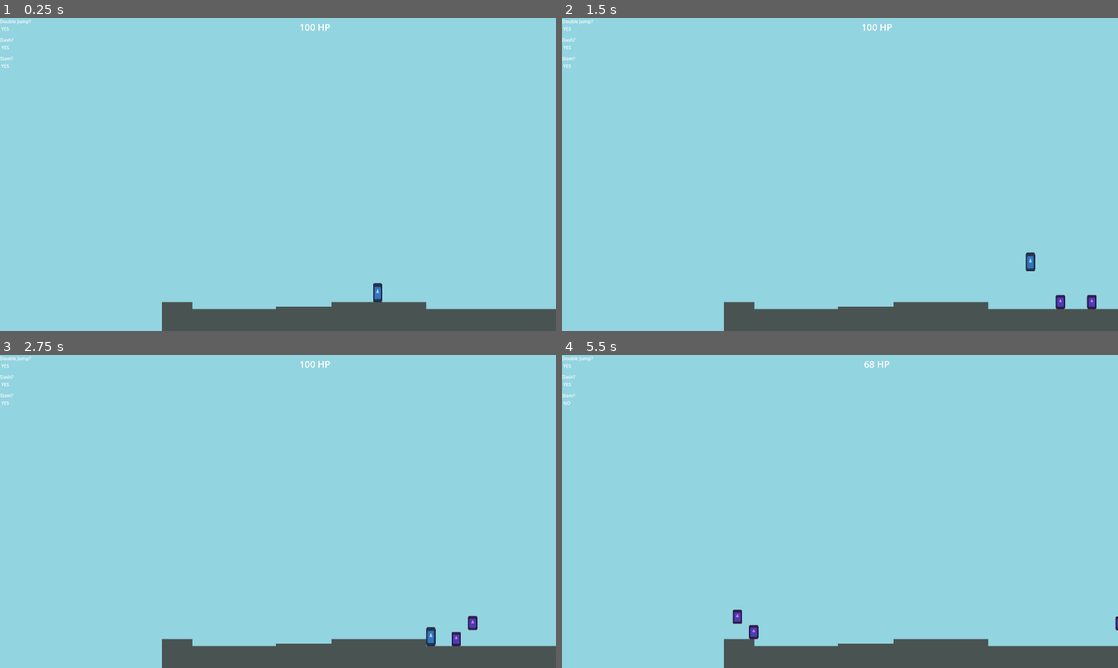
Above: before the commit, frames 1-4 (two rows, left to right).
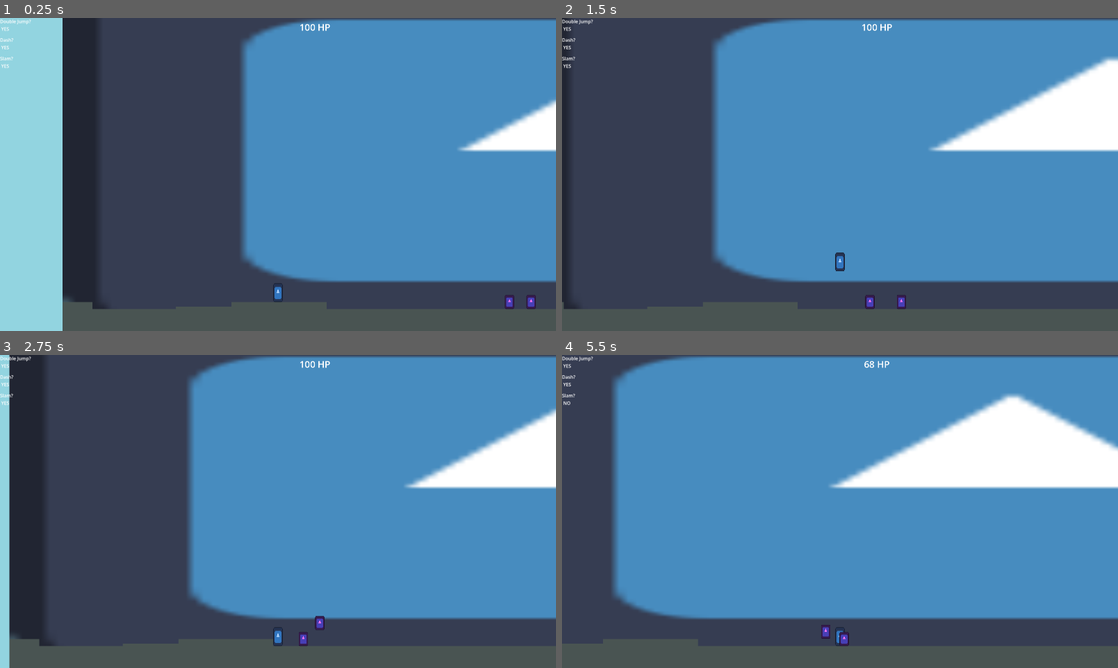
Above: after the commit, the same moments.

Repository: HeroHunterIguess/untitled-wip-game
Game: Godot game, scene res://scenes/worlds/main_world.tscn
Two runs of this game, one before a commit and one after it. Both use one fixed random seed, a clock stepped at 60 frames per second and the inputs below. The engine's default icon, where the game draws it, is replaced by a stand-in: a white triangle on a blue panel in a dark square.
Inputs (mouse positions are in pixels of both pictures, inside the frame that each line leads up to):
- Up to frame 1 (0.25 s): no input
- Up to frame 2 (1.5 s): move the mouse to (962, 158) at 0.52 s; hold D (right) from 0.53 s (still down); click (962, 158) at 0.6 s; tap Space (double jump) at 0.77 s; move the mouse to (728, 190) at 1.27 s; tap E (air_freeze) at 1.35 s
- Up to frame 3 (2.75 s): tap Space (double jump) at 1.52 s; click (166, 527) at 1.55 s; move the mouse to (333, 442) at 2.02 s; release D (right) at 2.03 s; hold A (left) from 2.03 s (still down); tap Shift (dash) at 2.1 s; click (333, 442) at 2.3 s
- Up to frame 4 (5.5 s): move the mouse to (812, 574) at 2.77 s; release A (left) at 2.78 s; hold D (right) 2.78-4.28 s; right-click (812, 574) at 2.85 s; tap Space (double jump) at 3.02, 3.77, 4.52 s; click (812, 574) at 3.05 s; move the mouse to (1006, 558) at 3.52 s; tap F (ground_slam) at 3.6 s; click (1006, 558) at 3.8 s; move the mouse to (673, 464) at 4.27 s; hold A (left) 4.28-5.03 s; click (673, 464) at 4.35 s; move the mouse to (867, 511) at 5.02 s; hold D (right) from 5.03 s (still down); click (867, 511) at 5.1 s

The runs differ from the first frame. In frame 1, 83% of the frame differs, in the area x 11-100%, y 0-100%; in frame 2, 94%, in the area x 0-100%, y 0-100%; in frame 3, 93%; in frame 4, 94%.

Commit message:
fix camera & melee attack

Diff:
--- a/scenes/worlds/main_world.tscn
+++ b/scenes/worlds/main_world.tscn
@@ -4,6 +4,7 @@
 [ext_resource type="PackedScene" uid="uid://c1ndh4e5hiqgc" path="res://scenes/ui.tscn" id="2_y1qdg"]
 [ext_resource type="Texture2D" uid="uid://dwk04sooe337l" path="res://art/temporary art/plain color.png" id="3_aqpkv"]
 [ext_resource type="PackedScene" uid="uid://cg767ovvy5ane" path="res://scenes/player.tscn" id="4_hvjhl"]
+[ext_resource type="Texture2D" uid="uid://bvhe2m66j7025" path="res://icon.svg" id="5_y1qdg"]
 
 [sub_resource type="RectangleShape2D" id="RectangleShape2D_caik2"]
 size = Vector2(4000, 80)
@@ -17,8 +18,22 @@
 [sub_resource type="RectangleShape2D" id="RectangleShape2D_t3lhq"]
 size = Vector2(104, 32)
 
+[sub_resource type="RectangleShape2D" id="RectangleShape2D_w87fn"]
+size = Vector2(16, 1128)
+
+[sub_resource type="RectangleShape2D" id="RectangleShape2D_y1qdg"]
+size = Vector2(16, 1104)
+
+[sub_resource type="RectangleShape2D" id="RectangleShape2D_aqpkv"]
+size = Vector2(4016, 24)
+
 [node name="main_world" type="Node2D" unique_id=671118606]
 script = ExtResource("1_w87fn")
+
+[node name="Icon" type="Sprite2D" parent="." unique_id=1555532176]
+position = Vector2(2000, 7.9999695)
+scale = Vector2(31.25, 10.750001)
+texture = ExtResource("5_y1qdg")
 
 [node name="Camera2D" type="Camera2D" parent="." unique_id=1616143219]
 position = Vector2(872, 112)
@@ -45,6 +60,18 @@
 position = Vector2(52, 568)
 shape = SubResource("RectangleShape2D_t3lhq")
 
+[node name="CollisionShape2D5" type="CollisionShape2D" parent="StaticBody2D" unique_id=1826447023]
+position = Vector2(-8, 92)
+shape = SubResource("RectangleShape2D_w87fn")
+
+[node name="CollisionShape2D6" type="CollisionShape2D" parent="StaticBody2D" unique_id=2031205457]
+position = Vector2(4008, 104)
+shape = SubResource("RectangleShape2D_y1qdg")
+
+[node name="CollisionShape2D7" type="CollisionShape2D" parent="StaticBody2D" unique_id=910603969]
+position = Vector2(2008, -460)
+shape = SubResource("RectangleShape2D_aqpkv")
+
 [node name="temp textures" type="Node" parent="." unique_id=1490719101]
 
 [node name="PlainColor" type="Sprite2D" parent="temp textures" unique_id=1303076728]
--- a/scripts/autoloads/data.gd
+++ b/scripts/autoloads/data.gd
@@ -13,4 +13,4 @@
 var has_dash = true
 var has_ground_slam = true
 var has_grenade = false
-var max_jumps = 2
+var max_jumps = 299
--- a/scripts/game/basic_melee.gd
+++ b/scripts/game/basic_melee.gd
@@ -1,7 +1,19 @@
 extends Area2D
 
 const DAMAGE = 50
+const KNOCKBACK = 300
 
 func _on_area_entered(area: Area2D) -> void:
-	if area.get_parent().has_method("take_damage"):
-		area.get_parent().take_damage(DAMAGE)
+	var object = area.get_parent()
+
+	# deal damage to the enemy
+	if object.has_method("take_damage"):
+		object.take_damage(DAMAGE)
+
+	# knock enemy back
+	if object.has_method("take_kb"):
+
+		if object.to_local(self.global_position).x >= 0:
+			object.take_kb(KNOCKBACK, false)
+		else:
+			object.take_kb(KNOCKBACK, true)
--- a/scripts/game/player.gd
+++ b/scripts/game/player.gd
@@ -138,8 +138,11 @@
 
 	# lock camera at screen edges
 	# THIS IS BROKEN RN AND NEEDS TO BE FIXED
-	if (get_viewport().size.x / 2) - self.global_position.x < 0:
+	if (get_viewport().size.x / 2) + self.global_position.x > 4000:
+		get_parent().get_node("Camera2D").global_position.x = 4000 - get_viewport().size.x / 2
+	if self.global_position.x - (get_viewport().size.x / 2) < 0:
 		get_parent().get_node("Camera2D").global_position.x = get_viewport().size.x / 2
+
 
 	# check if player dies
 	if data.player_health <= 0:
